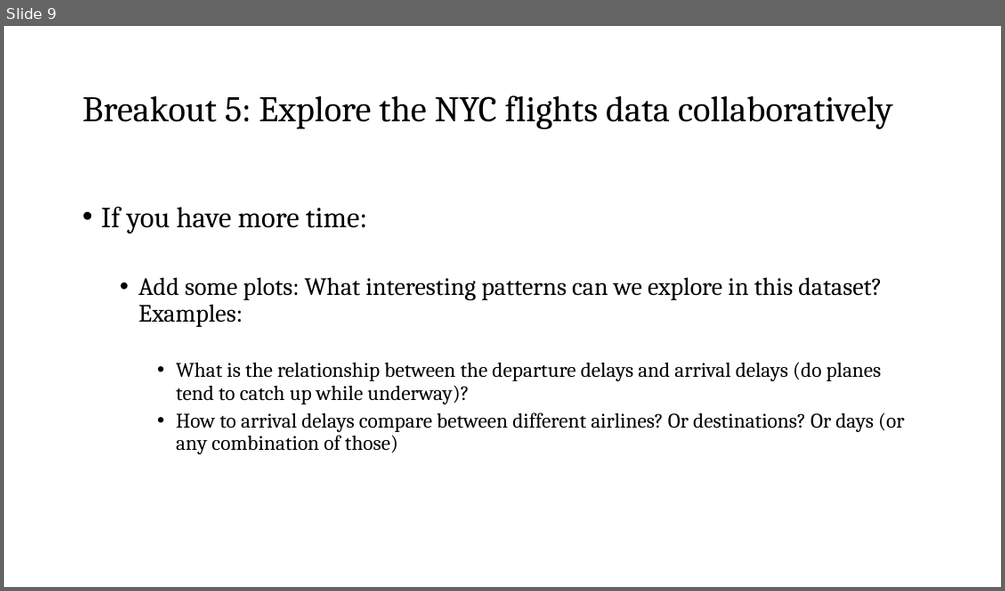
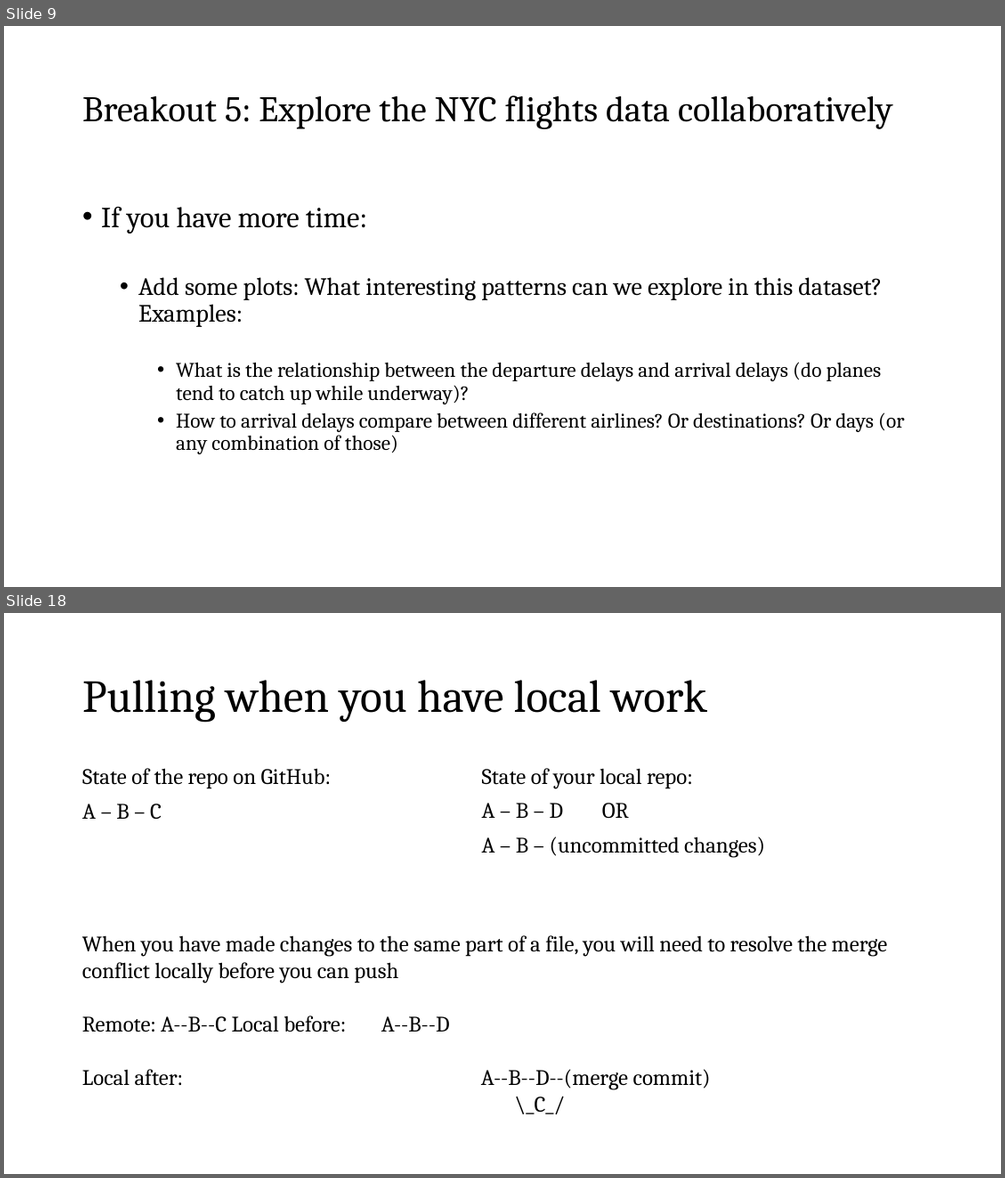
Before and after one commit to nt246/NTRES6940-data-science, a slide deck: slides/Slides_class10.pptx. Shown one above the other, each under a label of ours: slide 9 before the commit, slides 9 and 18 after it; the slides between them are not shown. The pictures are 1005x591 and 1005x1178 pixels, drawn with LibreOffice and Linux fonts; fonts in the diff are those of the drawing. Boxes give left, top, right and bottom in pixels: in the first picture for what was removed or moved away, otherwise in the second. Text is boxed around its words. In the diff, an @@ line names an element or a change of style, - is before the commit and + after.

```diff
--- a/slides/Slides_class10.pptx
+++ b/slides/Slides_class10.pptx
@@ slide 18 added at bbox=[4, 613, 1001, 1174], background #FFFFFF @@
@@ title added at bbox=[82, 680, 707, 722], 33 pt, text #000000 @@
+Pulling when you have local work
@@ text added at bbox=[82, 768, 332, 819], 16 pt, text #000000 @@
+State of the repo on GitHub:
+A – B – C
@@ text added at bbox=[482, 768, 765, 857], 16 pt, text #000000 @@
+State of your local repo:
+A – B – D OR
+A – B – (uncommitted changes)
@@ text added at bbox=[82, 935, 888, 1114], 16 pt, text #000000 @@
+When you have made changes to the same part of a file, you will need to resolve the merge conflict locally before you can push
+Remote: A--B--C Local before: A--B--D
+Local after: A--B--D--(merge commit)
+\_C_/
```
Also in this commit, not shown: 10 other slides added, 2 other files.
